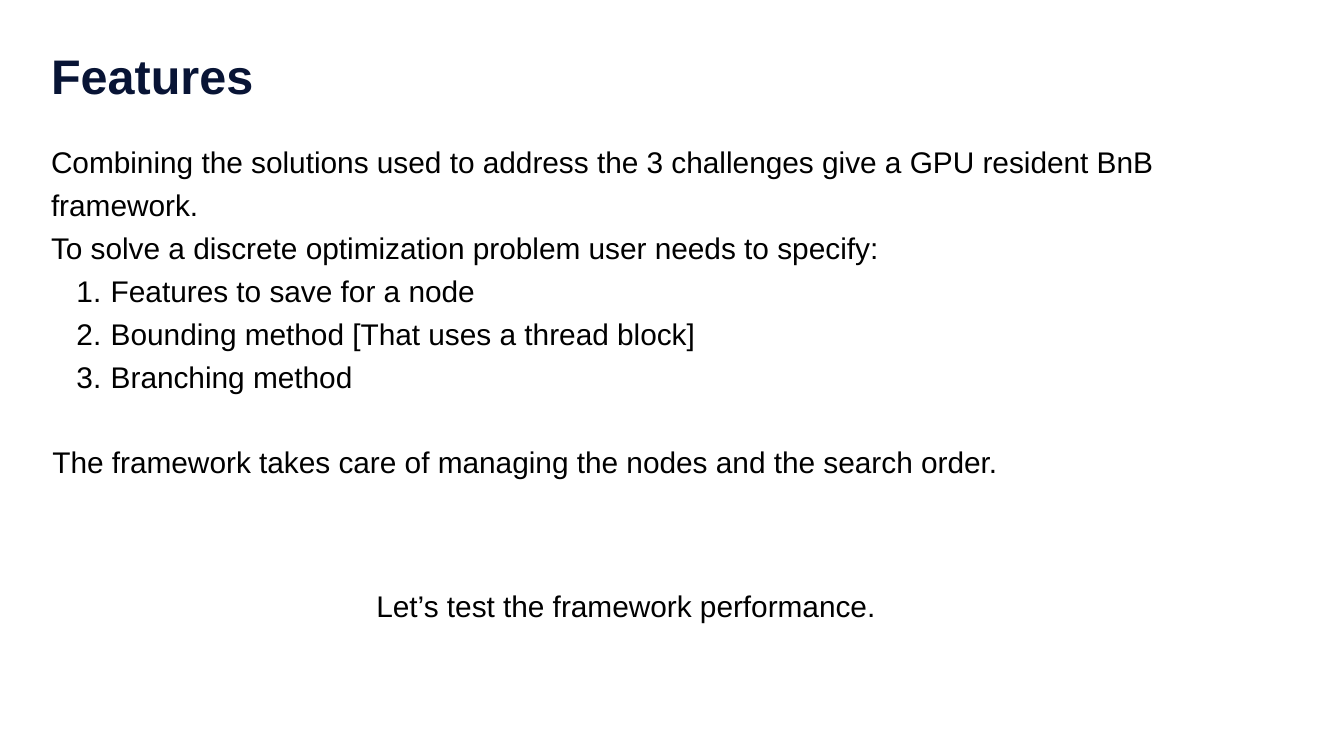
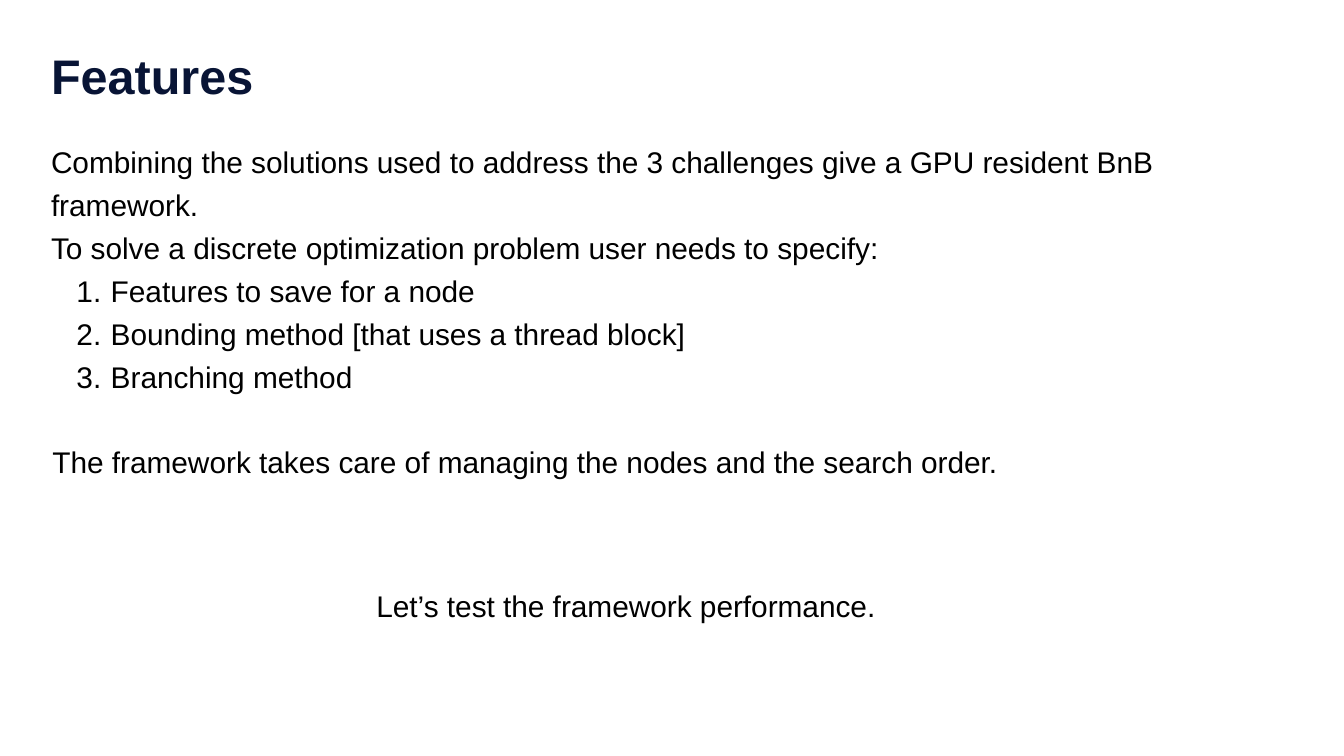
Before and after one commit to samiran-kawtikwar/samiran-kawtikwar.github.io, a slide deck: slide 27 of files/BNB-INFORMS24.pptx (slide 28 before the commit). Drawn at 1344x756 pixels with LibreOffice and Linux fonts; fonts in the diff are those of the drawing; background and template pictures are left out. Boxes give left, top, right and bottom in pixels: in the first picture for what was removed or moved away, otherwise in the second. Text is boxed around its words. In the diff, an @@ line names an element or a change of style, - is before the commit and + after.

```diff
--- a/files/BNB-INFORMS24.pptx
+++ b/files/BNB-INFORMS24.pptx
@@ text at [111,323,685,350]: text changed @@
-2. Bounding method [That uses a thread block]
+2. Bounding method [that uses a thread block]
```
Also in this commit, not shown: 8 other slides changed, 1 slide removed.
